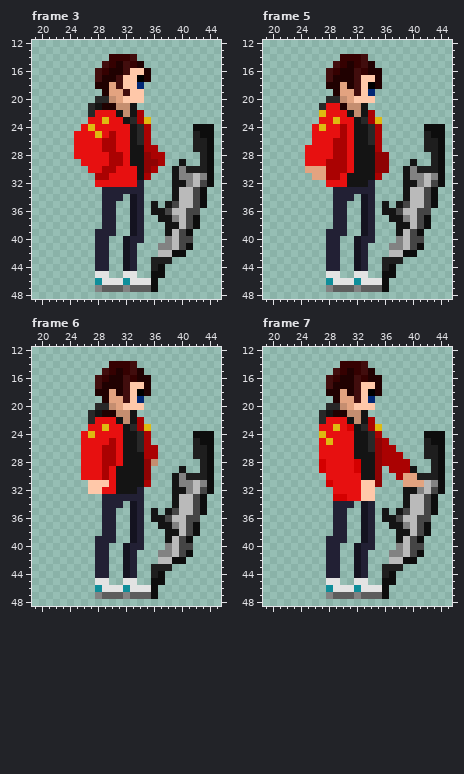
Pixel-art file: ANIMACAO/Movimentação sem arma e com AR.aseprite. The picture above is the old version.
64x64 pixels, 45 frames. Colours within 5 levels of each other are drawn and written as one. Shown: frame 3: x 19..45, y 12..48; frame 5: x 19..45, y 12..48; frame 6: x 19..45, y 12..48; frame 7: x 19..45, y 12..48. The commit also changed other frames, which this record leaves out.
New version:
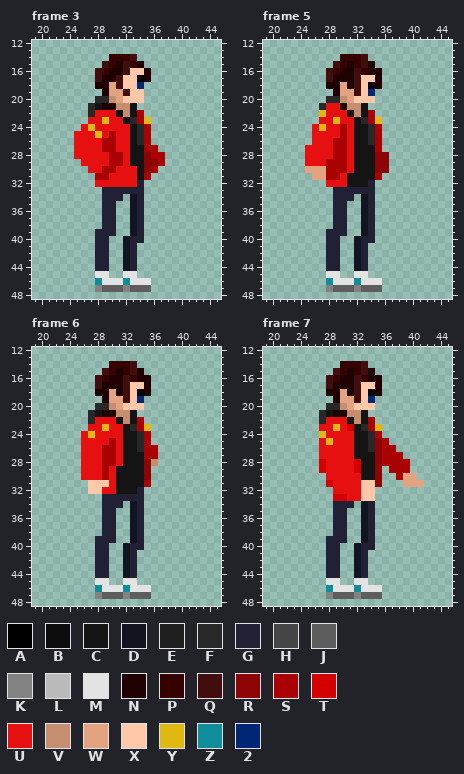
Palette (. is transparent): A #000000  B #0d0d0d  C #141414  D #141320  E #1e1e1e  F #282828  G #222034  H #454545  J #5d5d5d  K #828282  L #bababa  M #e3e3e3  N #200101  P #350101  Q #410d0d  R #8e0303  S #aa0202  T #d40000  U #e71010  V #c58e70  W #e3a380  X #ffc8a9  Y #dfb911  Z #0f8e9a  2 #002775
Changes in this commit:
layer "Arma" now hidden
--- frame 3
@@ x 34..45 @@
 23 SY..........
-24 FS......BBB.
-25 FS......EBB.
-26 FS......EEB.
-27 CSS.....EEB.
-28 CRSS.....EB.
-29 CRRS..C..EB.
-30 CRS..CKEEEB.
-31 CS...CKKLKB.
-32 G....CCKLHB.
-33 G....CLLHB..
-34 G....CLLHB..
-35 G.C.CHLLHB..
-36 G.CCHLLHH...
-37 G..CCKLHB...
-38 G...CCLHB...
-39 G...CLHB....
-40 G...KLHH....
-41 ...KKLHB....
-42 ...LLBB.....
-43 ..EEE.......
-44 ..EB........
-45 ..BB........
-46 MMB.........
-47 JJB.........
+24 FS..........
+25 FS..........
+26 FS..........
+27 CSS.........
+28 CRSS........
+29 CRRS........
+30 CRS.........
+31 CS..........
+32 G...........
+33 G...........
+34 G...........
+35 G...........
+36 G...........
+37 G...........
+38 G...........
+39 G...........
+40 G...........
+41 ............
+42 ............
+43 ............
+44 ............
+45 ............
+46 MM..........
+47 JJ..........
 48 ............
--- frame 5
@@ x 34..45 @@
 23 SY..........
-24 FS......BBB.
-25 FS......EBB.
-26 FS......EEB.
-27 CS......EEB.
-28 CRR......EB.
-29 CRR...C..EB.
-30 CRR..CKEEEB.
-31 CS...CKKLKB.
-32 G....CCKLHB.
-33 G....CLLHB..
-34 G....CLLHB..
-35 G.C.CHLLHB..
-36 G.CCHLLHH...
-37 G..CCKLHB...
-38 G...CCLHB...
-39 G...CLHB....
-40 G...KLHH....
-41 ...KKLHB....
-42 ...LLBB.....
-43 ..EEE.......
-44 ..EB........
-45 ..BB........
-46 MMB.........
-47 JJB.........
+24 FS..........
+25 FS..........
+26 FS..........
+27 CS..........
+28 CRR.........
+29 CRR.........
+30 CRR.........
+31 CS..........
+32 G...........
+33 G...........
+34 G...........
+35 G...........
+36 G...........
+37 G...........
+38 G...........
+39 G...........
+40 G...........
+41 ............
+42 ............
+43 ............
+44 ............
+45 ............
+46 MM..........
+47 JJ..........
 48 ............
--- frame 6
@@ x 34..45 @@
 23 SY..........
-24 FS......BBB.
-25 FS......EBB.
-26 FSS.....EEB.
-27 CSS.....EEB.
-28 CRV......EB.
-29 CR....C..EB.
-30 CR...CKEEEB.
-31 CS...CKKLKB.
-32 G....CCKLHB.
-33 G....CLLHB..
-34 G....CLLHB..
-35 G.C.CHLLHB..
-36 G.CCHLLHH...
-37 G..CCKLHB...
-38 G...CCLHB...
-39 G...CLHB....
-40 G...KLHH....
-41 ...KKLHB....
-42 ...LLBB.....
-43 ..EEE.......
-44 ..EB........
-45 ..BB........
-46 MMB.........
-47 JJB.........
+24 FS..........
+25 FS..........
+26 FSS.........
+27 CSS.........
+28 CRV.........
+29 CR..........
+30 CR..........
+31 CS..........
+32 G...........
+33 G...........
+34 G...........
+35 G...........
+36 G...........
+37 G...........
+38 G...........
+39 G...........
+40 G...........
+41 ............
+42 ............
+43 ............
+44 ............
+45 ............
+46 MM..........
+47 JJ..........
 48 ............
--- frame 7
@@ x 34..45 @@
 23 SY..........
-24 FS......BBB.
-25 FRS.....EBB.
-26 FRSS....EEB.
-27 CRSSS...EEB.
-28 CRSSSS...EB.
-29 CR.SSSC..EB.
-30 CR..SWWEEEB.
-31 XR...WWWLKB.
-32 X....CCKLHB.
-33 X....CLLHB..
-34 G....CLLHB..
-35 G.C.CHLLHB..
-36 G.CCHLLHH...
-37 G..CCKLHB...
-38 G...CCLHB...
-39 G...CLHB....
-40 G...KLHH....
-41 ...KKLHB....
-42 ...LLBB.....
-43 ..EEE.......
-44 ..EB........
-45 ..BB........
-46 MMB.........
-47 JJB.........
+24 FS..........
+25 FRS.........
+26 FRSS........
+27 CRSSS.......
+28 CRSSSS......
+29 CR.SSS......
+30 CR..SWW.....
+31 XR...WWW....
+32 X...........
+33 X...........
+34 G...........
+35 G...........
+36 G...........
+37 G...........
+38 G...........
+39 G...........
+40 G...........
+41 ............
+42 ............
+43 ............
+44 ............
+45 ............
+46 MM..........
+47 JJ..........
 48 ............
Where, in picture pixels (left, top, right, bottom), the same in both pictures:
erased: (151, 124, 214, 292)
erased: (382, 124, 445, 292)
erased: (151, 431, 214, 599)
erased: (382, 431, 445, 599)
